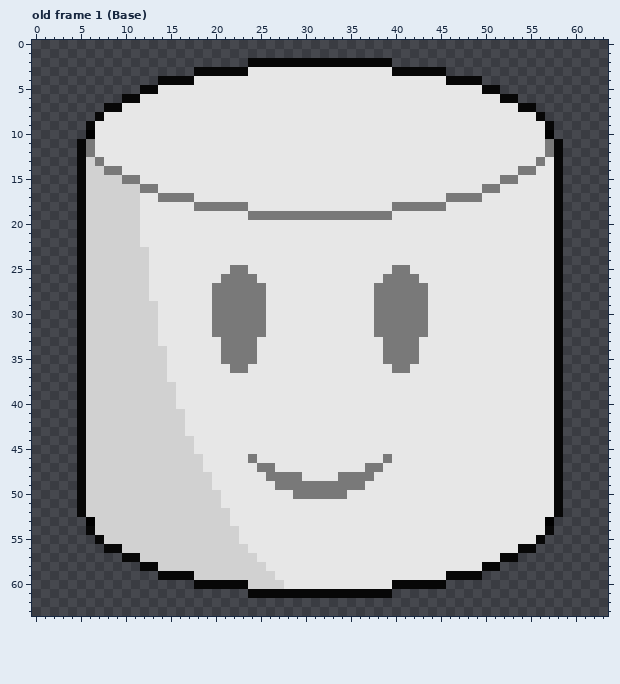
Edited in one commit: pixel-art file (Assets/ArtAssets/Marshmellow_01.aseprite). The picture above is the old version.
64x64 pixels, 10 frames. Colours within 5 levels of each other are drawn and written as one. Shown: old frame 1 (Base). The commit also changed other frames, which this record leaves out.
New version:
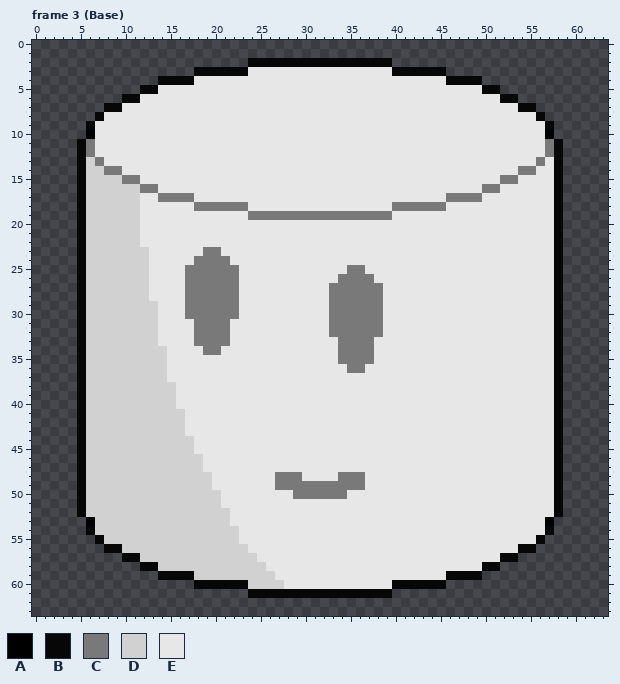
Palette (. is transparent): A #000000  B #070707  C #797979  D #d1d1d1  E #e7e7e7
A new or re-ordered frame is compared with the old frame closest to it.
Difference:
frames 10 -> 11
Frame 3 (Base) is new; against old frame 1 (Base), layer "Face":
Colour C replaces colour E in row 23 at x 19 to 20; in row 24 at x 18 to 21; in row 25 at x 17 to 21 and 35 to 36; in row 26 at x 17 to 20 and 34 to 37; in rows 27 to 30 at x 17 to 19 and 33 to 37; in rows 31 to 32 at x 18 to 19 and 33 to 37.
Colour C replaces colour E in row 33 at x 18 to 20 and 34 to 37; in row 34 at x 19 to 20 and 34 to 37; in row 35 at x 34 to 37; in row 36 at x 35 to 36.
Colour E replaces colour C in row 25 at x 23 and 40 to 41; in row 26 at x 23 to 24 and 39 to 42; in rows 27 to 30 at x 23 to 25 and 39 to 43; in rows 31 to 32 at x 22 to 25 and 39 to 43; in row 33 at x 22 to 24 and 39 to 42; in rows 34 to 35 at x 21 to 24 and 39 to 42.
Colour E replaces colour C in row 36 at x 22 to 23 and 40 to 41; in row 46 at x 24 and 39; in row 47 at x 25 to 26 and 37 to 38; in row 48 at x 26 and 37.
